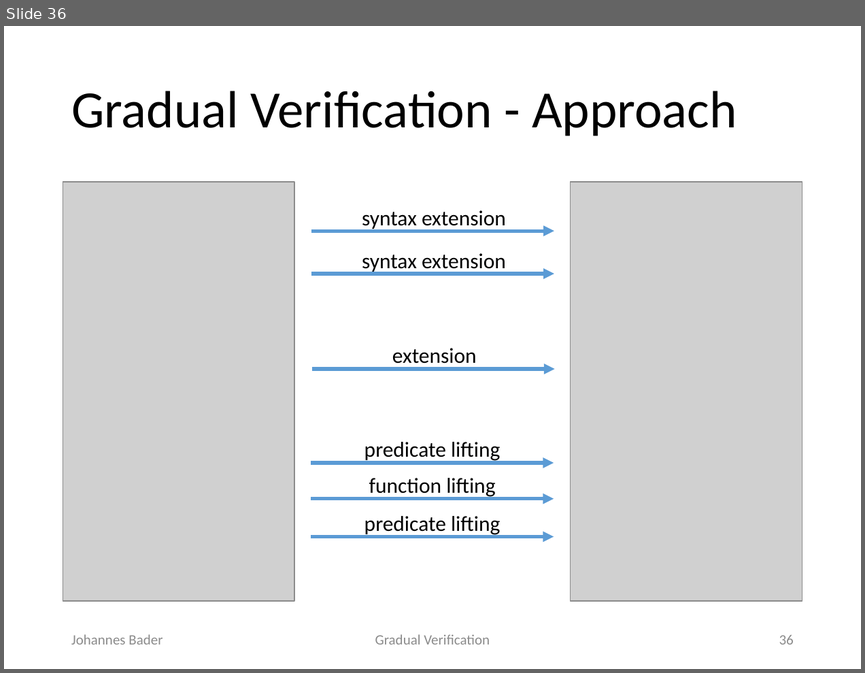
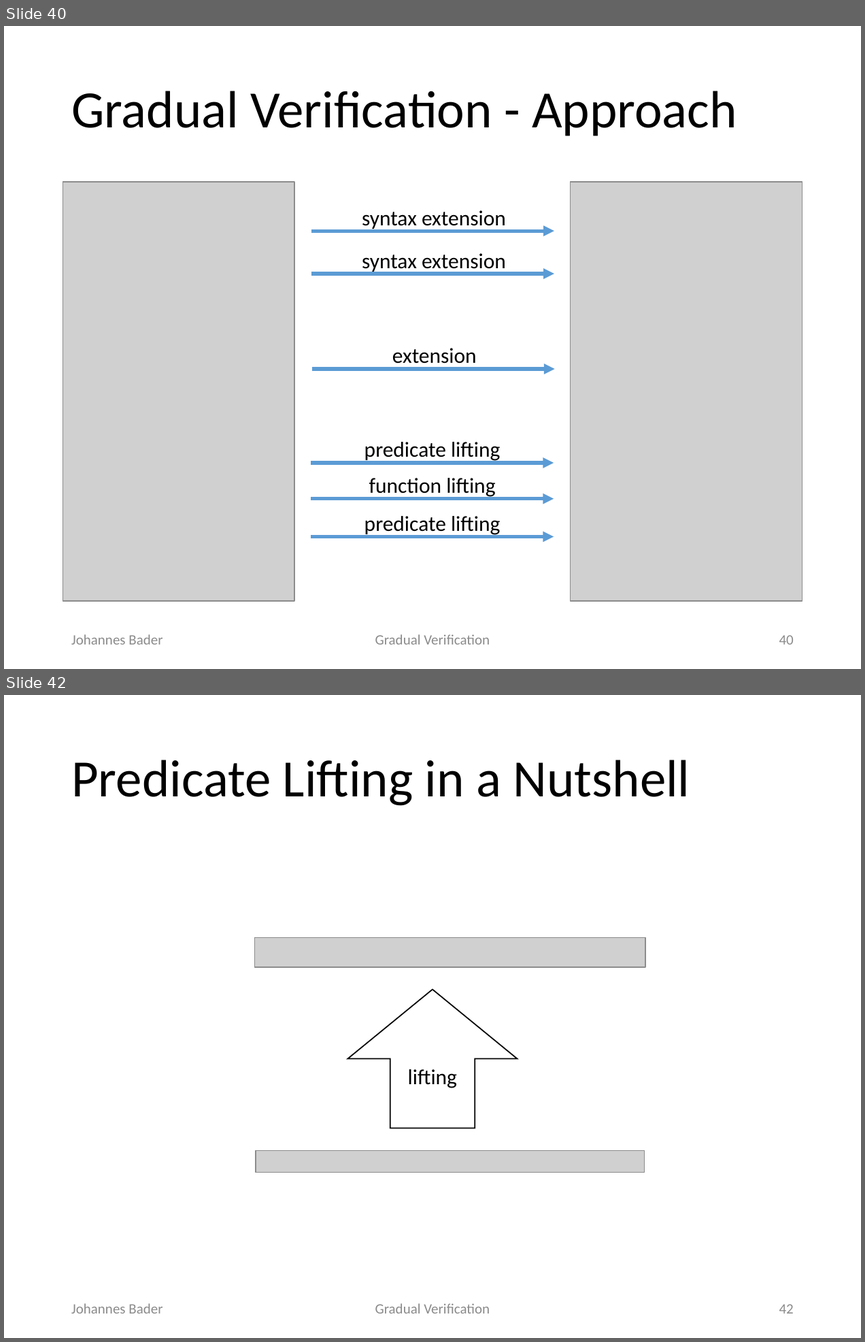
Before and after one commit to olydis/GradVer, a slide deck: latex/PLunch.pptx. Shown one above the other, each under a label of ours: slide 36 before the commit, slides 40 and 42 after it; the slides between them are not shown. The pictures are 865x673 and 865x1342 pixels, drawn with LibreOffice and Linux fonts; fonts in the diff are those of the drawing; grey boxes stand for pictures. Boxes give left, top, right and bottom in pixels: in the first picture for what was removed or moved away, otherwise in the second. Text is boxed around its words. In the diff, an @@ line names an element or a change of style, - is before the commit and + after.

```diff
--- a/latex/PLunch.pptx
+++ b/latex/PLunch.pptx
@@ slide 42 added at <box>4,695,861,1338</box>, background #FFFFFF @@
@@ title added at <box>71,760,690,806</box>, 44 pt, text #000000 @@
+Predicate Lifting in a Nutshell
@@ picture added at <box>255,938,646,968</box> @@
@@ up arrow added at <box>347,989,517,1127</box>, fill #FFFFFF, outline #000000 1 pt, 18 pt, text #000000 @@
+lifting
@@ picture added at <box>256,1150,645,1172</box> @@
@@ text added at <box>71,1303,162,1313</box>, 12 pt, text #8C8C8C @@
+Johannes Bader
@@ text added at <box>375,1303,490,1313</box>, 12 pt, text #8C8C8C @@
+Gradual Verification
@@ page number added at <box>779,1304,793,1313</box>, 12 pt, text #8C8C8C @@
+42
@@ what was slide 36 is now slide 40 @@
@@ page number at <box>779,635,793,644</box>: text changed @@
-36
+40
```
Also in this commit, not shown: 27 slides changed, 7 other slides added.
